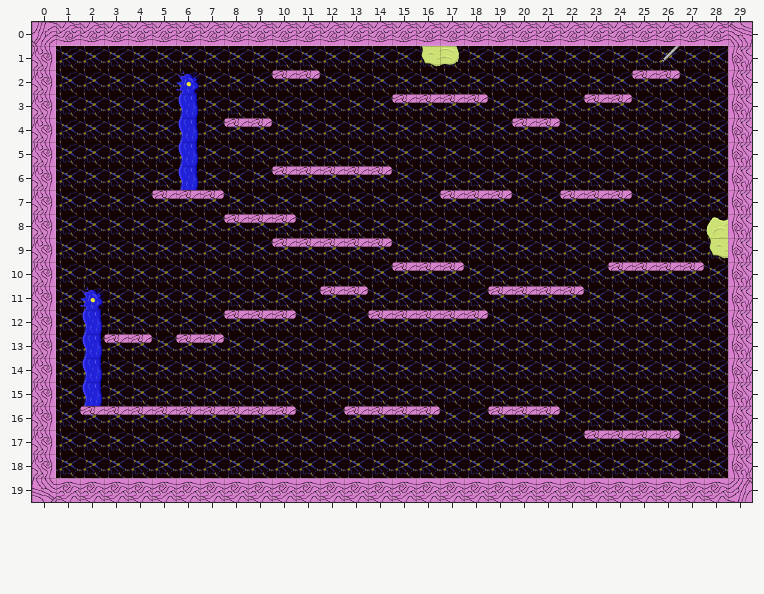
Two states of a Tiled map, assets/map/Brain Map.tmx. Above is the file before it was changed.
Cells are 64x64 px. Shown: x 0..29, y 0..19.
After:
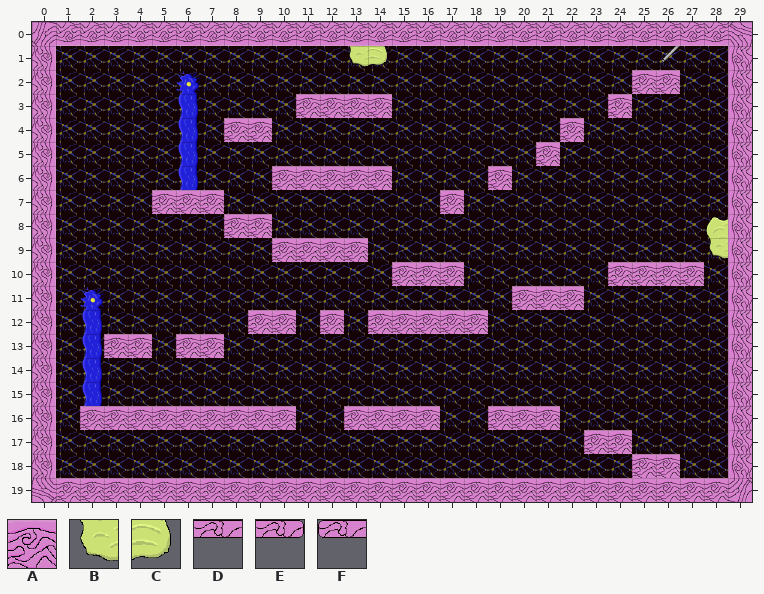
Key: from "BrainTiles": A 0, B 6, C 7, D 10, E 11, F 14.
_ is an empty cell.
Diff:
{"where": "layer \"Walls\""}
{"y":1,"x":13,"old":"__","new":"BC"}
{"y":1,"x":16,"old":"BC","new":"__"}
{"y":2,"x":10,"old":"FE","new":"__"}
{"y":2,"x":25,"old":"FE","new":"AA"}
{"y":3,"x":11,"old":"____FDDE","new":"AAAA____"}
{"y":3,"x":23,"old":"FE","new":"_A"}
{"y":4,"x":8,"old":"FE","new":"AA"}
{"y":4,"x":20,"old":"FE_","new":"__A"}
{"y":5,"x":21,"old":"_","new":"A"}
{"y":6,"x":10,"old":"FDDDE","new":"AAAAA"}
{"y":6,"x":19,"old":"_","new":"A"}
{"y":7,"x":5,"old":"FDE","new":"AAA"}
{"y":7,"x":17,"old":"FDE","new":"A__"}
{"y":7,"x":22,"old":"FDE","new":"___"}
{"y":8,"x":8,"old":"FDE","new":"AA_"}
{"y":9,"x":10,"old":"FDDDE","new":"AAAA_"}
{"y":10,"x":15,"old":"FDE","new":"AAA"}
{"y":10,"x":24,"old":"FDDE","new":"AAAA"}
{"y":11,"x":12,"old":"FE","new":"__"}
{"y":11,"x":19,"old":"FDDE","new":"_AAA"}
{"y":12,"x":8,"old":"FDE","new":"_AA"}
{"y":12,"x":12,"old":"_","new":"A"}
{"y":12,"x":14,"old":"FDDDE","new":"AAAAA"}
{"y":13,"x":3,"old":"FE","new":"AA"}
{"y":13,"x":6,"old":"FE","new":"AA"}
{"y":16,"x":2,"old":"FDDDDDDDE","new":"AAAAAAAAA"}
{"y":16,"x":13,"old":"FDDE","new":"AAAA"}
{"y":16,"x":19,"old":"FDE","new":"AAA"}
{"y":17,"x":23,"old":"FDDE","new":"AA__"}
{"y":18,"x":25,"old":"__","new":"AA"}
